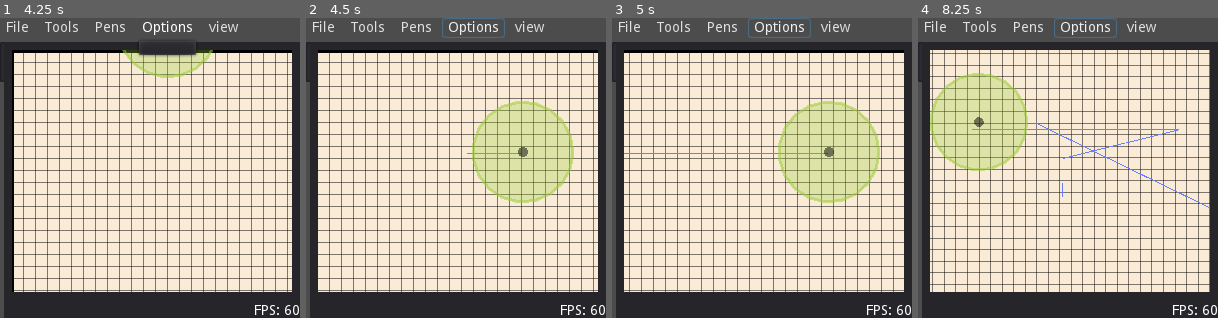
Above: before the commit, frames 1-4 (left to right).
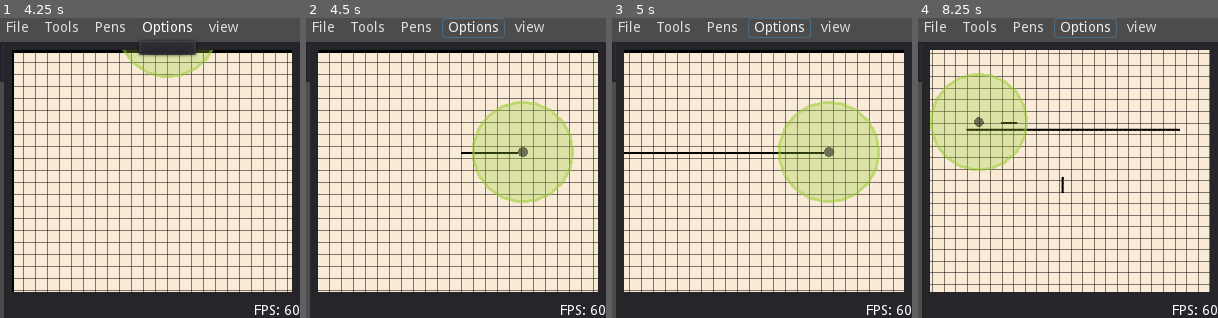
Above: after the commit, the same moments.

Repository: joey-public/gonote
Game: Godot game, scene res://src/Main.tscn
Two runs of this game, one before a commit and one after it. Both use one fixed random seed, a clock stepped at 60 frames per second and the inputs below.
Inputs (mouse positions are in pixels of both pictures, inside the frame that each line leads up to):
- Up to frame 1 (4.25 s): click "File" at 0.5 s; click "Tools" at 1.25 s; click "Pens" at 2 s; click "view" at 2.75 s; click "Options" at 3.5 s
- Up to frame 2 (4.5 s): tap Enter at 4.25 s; move the mouse to (522, 153) at 4.27 s; press the mouse at (522, 153) at 4.28 s; hold D (pan_right) from 4.28 s (still down)
- Up to frame 3 (5 s): keep holding D (pan_right)
- Up to frame 4 (8.25 s): move the mouse to (1008, 183) at 5.02 s; release D (pan_right) at 5.03 s; release the mouse at (1008, 183) at 5.03 s; hold S (pan_down) 5.03-5.78 s; click (1008, 183) at 5.1 s; move the mouse to (1098, 102) at 5.77 s; hold D (pan_right) 5.78-6.53 s; hold Right mouse button (pan) 5.78-6.53 s; click (1098, 102) at 6.05 s; move the mouse to (1053, 228) at 6.52 s; hold W (pan_up) 6.53-7.28 s; tap G (zoom_out) at 6.6 s; click (1053, 228) at 6.8 s; move the mouse to (1158, 213) at 7.27 s; press the mouse at (1158, 213) at 7.28 s; hold H (pan_left) from 7.28 s (still down); move the mouse to (978, 123) at 8.02 s; release the mouse at (978, 123) at 8.03 s; click (978, 123) at 8.1 s

Frame 1 is identical in both runs. In frame 2, 0.1% of the frame differs, in the area x 51-72%, y 44-46%; in frame 3, 0.4%; in frame 4, 1.1%, in the area x 16-98%, y 34-64%.

Commit message:
decoupled drawing logic from _process() messed with Line2D settings to get round capped lines

Diff:
--- a/src/Canvas/Cursor.gd
+++ b/src/Canvas/Cursor.gd
@@ -18,12 +18,14 @@
 }
 var cursor = "circle"
 var scribble = NAN
+var scribble_points:PoolVector2Array
 var canvas = NAN
 var cursors:Dictionary = {
 	"circle":funcref(self,"_draw_circle_cursor")
 }
 
 onready var pos = self.get_global_mouse_position()
+onready var sampler = $Timer
 
 # Called when the node enters the scene tree for the first time.
 func _ready():
@@ -31,19 +33,29 @@
 	self.canvas = self.get_parent().get_node("CanvasNode")
 	self.canvas.add_child(self.scribble)
 
+func _input(event):
+	if event.is_action_pressed("draw"):
+		self.sampler.start()
+	if event.is_action_released("draw"):
+		self.sampler.stop()
+		self.scribble = Scribble.instance()
+		self.canvas.add_child(self.scribble)
+
+
+
 func _process(_delta):
 	if self.visible:
 		self.position = self.get_global_mouse_position()
 		self.update()
-		if Input.is_action_pressed("draw"):
-			self.scribble.add_point(self.position)
-		elif Input.is_action_just_released("draw"):
-			print(self.pos)
-			print(self.position)
-			print(self.get_global_mouse_position())
-			print(self.get_local_mouse_position())
-			self.scribble = Scribble.instance()
-			self.canvas.add_child(self.scribble)
+#		if Input.is_action_pressed("draw"):
+#			self.scribble.add_point(self.position)
+#		elif Input.is_action_just_released("draw"):
+#			print(self.pos)
+#			print(self.position)
+#			print(self.get_global_mouse_position())
+#			print(self.get_local_mouse_position())
+#			self.scribble = Scribble.instance()
+#			self.canvas.add_child(self.scribble)
 
 
 
@@ -74,7 +86,11 @@
 func set_cursor(special:bool):
 	if special:
 		self.visible = true
-		Input.set_mouse_mode(Input.MOUSE_MODE_HIDDEN)
+		Input.set_mouse_mode(Input.MOUSE_MODE_VISIBLE)
 	else:
 		self.visible = false
 		Input.set_mouse_mode(Input.MOUSE_MODE_VISIBLE)
+
+
+func _on_Timer_timeout():
+	self.scribble.add_point(self.position)
--- a/src/Draw/Scribble.tscn
+++ b/src/Draw/Scribble.tscn
@@ -4,4 +4,11 @@
 
 [node name="Scribble" type="Line2D"]
 width = 1.0
+default_color = Color( 0, 0, 0, 1 )
+joint_mode = 2
+begin_cap_mode = 2
+end_cap_mode = 2
+sharp_limit = 20.0
+round_precision = 20
+antialiased = true
 script = ExtResource( 1 )
--- a/src/Main.tscn
+++ b/src/Main.tscn
@@ -171,6 +171,9 @@
 default_color = Color( 0, 0, 0, 0.501961 )
 script = ExtResource( 5 )
 
+[node name="Timer" type="Timer" parent="MarginContainer/VBoxContainer/WorkArea/HBoxContainer/MarginContainer2/Panel2/VBoxContainer/Panel/MarginContainer/DrawViewport/Viewport/Cursor"]
+wait_time = 0.002
+
 [node name="HBoxContainer" type="HBoxContainer" parent="MarginContainer/VBoxContainer/WorkArea/HBoxContainer/MarginContainer2/Panel2/VBoxContainer"]
 margin_top = 245.0
 margin_right = 296.0
@@ -196,3 +199,4 @@
 
 [connection signal="mouse_entered" from="MarginContainer/VBoxContainer/WorkArea/HBoxContainer/MarginContainer2/Panel2/VBoxContainer/Panel/MarginContainer/DrawViewport" to="." method="_on_DrawViewport_mouse_entered"]
 [connection signal="mouse_exited" from="MarginContainer/VBoxContainer/WorkArea/HBoxContainer/MarginContainer2/Panel2/VBoxContainer/Panel/MarginContainer/DrawViewport" to="." method="_on_DrawViewport_mouse_exited"]
+[connection signal="timeout" from="MarginContainer/VBoxContainer/WorkArea/HBoxContainer/MarginContainer2/Panel2/VBoxContainer/Panel/MarginContainer/DrawViewport/Viewport/Cursor/Timer" to="MarginContainer/VBoxContainer/WorkArea/HBoxContainer/MarginContainer2/Panel2/VBoxContainer/Panel/MarginContainer/DrawViewport/Viewport/Cursor" method="_on_Timer_timeout"]
